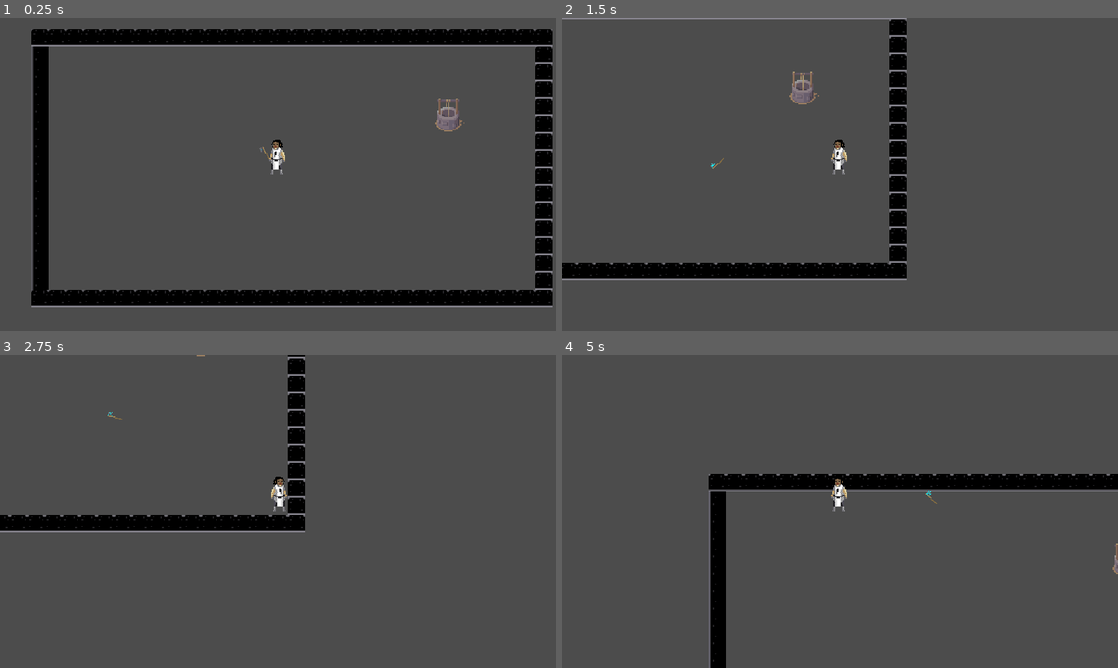
Above: before the commit, frames 1-4 (two rows, left to right).
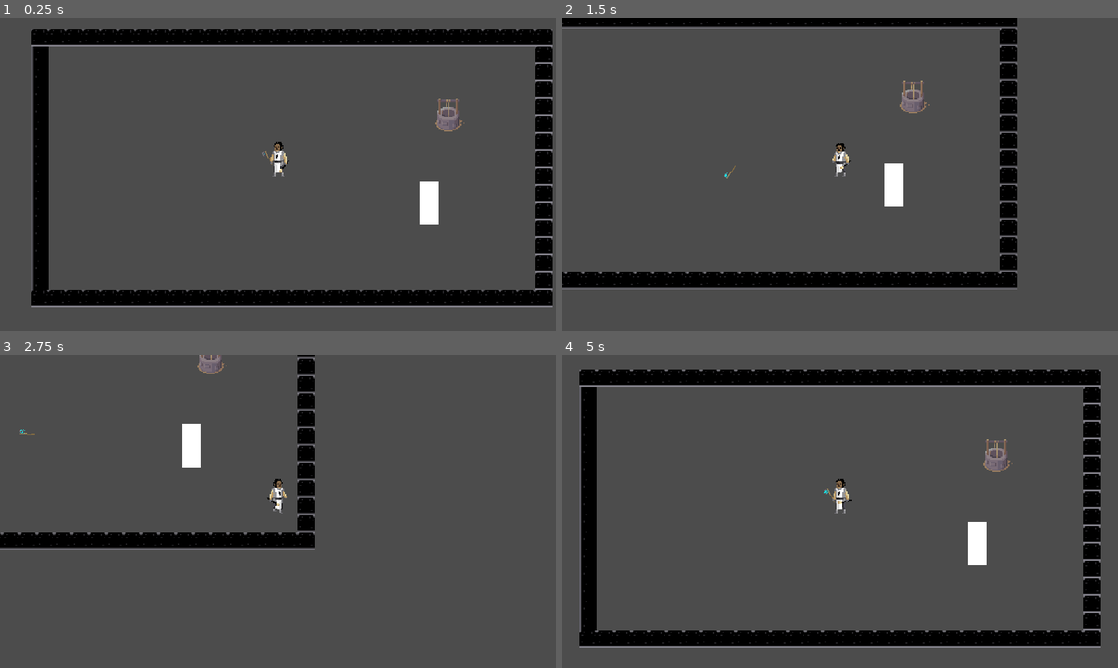
Above: after the commit, the same moments.

Repository: JillyMan/killer-in-london
Game: Godot game, scene res://src/levels/character_test_scene/CharacterTest.tscn
The game is run twice, just before and just after one commit, with the same random seed, the same clock (stepped at 60 frames per second) and the same inputs. This scene is started directly instead of the project's main scene.
Inputs (mouse positions are in pixels of both pictures, inside the frame that each line leads up to):
- Up to frame 1 (0.25 s): no input
- Up to frame 2 (1.5 s): tap Enter at 0.5 s; move the mouse to (962, 158) at 0.52 s; hold D (player_move_right) 0.53-1.28 s; click (962, 158) at 0.6 s; move the mouse to (728, 190) at 1.27 s; hold S (player_move_down) from 1.28 s (still down); right-click (728, 190) at 1.35 s
- Up to frame 3 (2.75 s): move the mouse to (333, 442) at 2.02 s; release S (player_move_down) at 2.03 s; hold D (player_move_right) from 2.03 s (still down); tap Space (player_dash) at 2.1 s
- Up to frame 4 (5 s): move the mouse to (812, 574) at 2.77 s; release D (player_move_right) at 2.78 s; hold W (player_move_up) 2.78-3.53 s; click (812, 574) at 2.85 s; move the mouse to (1006, 558) at 3.52 s; hold A (player_move_left) from 3.53 s (still down); right-click (1006, 558) at 3.6 s; move the mouse to (673, 464) at 4.27 s; tap Space (player_dash) at 4.35 s

The runs differ from the first frame. In frame 1, 0.7% of the frame differs, in the area x 46-79%, y 38-66%; in frame 2, 12%; in frame 3, 8.4%; in frame 4, 20%, in the area x 3-100%, y 4-100%.

Commit message:
add animation and hitbox to player

Diff:
--- a/killer-in-london/src/entities/characters/player/Player.gd
+++ b/killer-in-london/src/entities/characters/player/Player.gd
@@ -7,6 +7,7 @@
 onready var weapon_position = $AnimationTransorm/WeaponPosition
 onready var axe = $AnimationTransorm/WeaponPosition/Axe
 onready var start_transform = axe.transform
+onready var animation_player = $AnimationTransorm/AnimationPlayer
 
 var with_axe : bool = true
 var is_coming_axe : bool = false
--- a/killer-in-london/src/entities/characters/player/Player.tscn
+++ b/killer-in-london/src/entities/characters/player/Player.tscn
@@ -1,39 +1,219 @@
-[gd_scene load_steps=8 format=2]
+[gd_scene load_steps=31 format=2]
 
 [ext_resource path="res://src/entities/characters/player/Player.gd" type="Script" id=1]
-[ext_resource path="res://assets/dungeon_tileset_calciumtrice.png" type="Texture" id=2]
+[ext_resource path="res://assets/cleric spritesheet calciumtrice.png" type="Texture" id=2]
 [ext_resource path="res://src/entities/environment/weapon/axe/Axe.tscn" type="PackedScene" id=3]
 [ext_resource path="res://src/entities/characters/player/PlayerFSM.gd" type="Script" id=5]
 [ext_resource path="res://src/entities/characters/player/state/Moving.gd" type="Script" id=7]
 [ext_resource path="res://src/entities/characters/player/state/Dash.gd" type="Script" id=9]
 
-[sub_resource type="RectangleShape2D" id=1]
+[sub_resource type="Animation" id=1]
+resource_name = "player_idle"
+loop = true
+tracks/0/type = "value"
+tracks/0/path = NodePath("AnimatedSprite:animation")
+tracks/0/interp = 1
+tracks/0/loop_wrap = true
+tracks/0/imported = false
+tracks/0/enabled = true
+tracks/0/keys = {
+"times": PoolRealArray( 0 ),
+"transitions": PoolRealArray( 1 ),
+"update": 1,
+"values": [ "player_idle" ]
+}
+tracks/1/type = "value"
+tracks/1/path = NodePath("AnimatedSprite:frame")
+tracks/1/interp = 1
+tracks/1/loop_wrap = true
+tracks/1/imported = false
+tracks/1/enabled = true
+tracks/1/keys = {
+"times": PoolRealArray( 0, 0.1, 0.2, 0.3, 0.4, 0.5, 0.6, 0.7, 0.8, 0.9 ),
+"transitions": PoolRealArray( 1, 1, 1, 1, 1, 1, 1, 1, 1, 1 ),
+"update": 1,
+"values": [ 0, 1, 2, 3, 4, 5, 6, 7, 8, 9 ]
+}
+tracks/2/type = "value"
+tracks/2/path = NodePath("WeaponPosition:position")
+tracks/2/interp = 1
+tracks/2/loop_wrap = true
+tracks/2/imported = false
+tracks/2/enabled = true
+tracks/2/keys = {
+"times": PoolRealArray( 0, 0.3, 0.4, 0.6, 0.7 ),
+"transitions": PoolRealArray( 1, 1, 1, 1, 1 ),
+"update": 1,
+"values": [ Vector2( 6.50663, -12.8358 ), Vector2( 6.20893, -12.9549 ), Vector2( 5.43492, -12.3595 ), Vector2( 6.32801, -12.6572 ), Vector2( 6.38755, -12.7763 ) ]
+}
+
+[sub_resource type="Animation" id=2]
+resource_name = "player_walk"
+loop = true
+tracks/0/type = "value"
+tracks/0/path = NodePath("WeaponPosition:position")
+tracks/0/interp = 1
+tracks/0/loop_wrap = true
+tracks/0/imported = false
+tracks/0/enabled = true
+tracks/0/keys = {
+"times": PoolRealArray( 0, 0.1, 0.2, 0.3, 0.4, 0.5, 0.6, 0.7, 0.8 ),
+"transitions": PoolRealArray( 1, 1, 1, 1, 1, 1, 1, 1, 1 ),
+"update": 1,
+"values": [ Vector2( 7.23856, -14.007 ), Vector2( 7.34066, -14.8238 ), Vector2( 6.06447, -13.3945 ), Vector2( 6.16657, -12.6798 ), Vector2( 6.26866, -12.4246 ), Vector2( 6.83018, -12.4246 ), Vector2( 7.13647, -13.7008 ), Vector2( 6.5239, -13.5476 ), Vector2( 6.31971, -13.4455 ) ]
+}
+tracks/1/type = "value"
+tracks/1/path = NodePath("AnimatedSprite:animation")
+tracks/1/interp = 1
+tracks/1/loop_wrap = true
+tracks/1/imported = false
+tracks/1/enabled = true
+tracks/1/keys = {
+"times": PoolRealArray( 0 ),
+"transitions": PoolRealArray( 1 ),
+"update": 1,
+"values": [ "player_walk" ]
+}
+tracks/2/type = "value"
+tracks/2/path = NodePath("AnimatedSprite:frame")
+tracks/2/interp = 1
+tracks/2/loop_wrap = true
+tracks/2/imported = false
+tracks/2/enabled = true
+tracks/2/keys = {
+"times": PoolRealArray( 0, 0.1, 0.2, 0.3, 0.4, 0.5, 0.6, 0.7, 0.8, 0.9 ),
+"transitions": PoolRealArray( 1, 1, 1, 1, 1, 1, 1, 1, 1, 1 ),
+"update": 1,
+"values": [ 1, 2, 3, 4, 5, 6, 7, 8, 9, 9 ]
+}
+
+[sub_resource type="AtlasTexture" id=3]
+atlas = ExtResource( 2 )
+region = Rect2( 0, 64, 32, 32 )
+
+[sub_resource type="AtlasTexture" id=4]
+atlas = ExtResource( 2 )
+region = Rect2( 32, 64, 32, 32 )
+
+[sub_resource type="AtlasTexture" id=5]
+atlas = ExtResource( 2 )
+region = Rect2( 64, 64, 32, 32 )
+
+[sub_resource type="AtlasTexture" id=6]
+atlas = ExtResource( 2 )
+region = Rect2( 96, 64, 32, 32 )
+
+[sub_resource type="AtlasTexture" id=7]
+atlas = ExtResource( 2 )
+region = Rect2( 128, 64, 32, 32 )
+
+[sub_resource type="AtlasTexture" id=8]
+atlas = ExtResource( 2 )
+region = Rect2( 160, 64, 32, 32 )
+
+[sub_resource type="AtlasTexture" id=9]
+atlas = ExtResource( 2 )
+region = Rect2( 192, 64, 32, 32 )
+
+[sub_resource type="AtlasTexture" id=10]
+atlas = ExtResource( 2 )
+region = Rect2( 224, 64, 32, 32 )
+
+[sub_resource type="AtlasTexture" id=11]
+atlas = ExtResource( 2 )
+region = Rect2( 256, 64, 32, 32 )
+
+[sub_resource type="AtlasTexture" id=12]
+atlas = ExtResource( 2 )
+region = Rect2( 288, 64, 32, 32 )
+
+[sub_resource type="AtlasTexture" id=13]
+atlas = ExtResource( 2 )
+region = Rect2( 0, 0, 32, 32 )
+
+[sub_resource type="AtlasTexture" id=14]
+atlas = ExtResource( 2 )
+region = Rect2( 32, 0, 32, 32 )
+
+[sub_resource type="AtlasTexture" id=15]
+atlas = ExtResource( 2 )
+region = Rect2( 64, 0, 32, 32 )
+
+[sub_resource type="AtlasTexture" id=16]
+atlas = ExtResource( 2 )
+region = Rect2( 96, 0, 32, 32 )
+
+[sub_resource type="AtlasTexture" id=17]
+atlas = ExtResource( 2 )
+region = Rect2( 128, 0, 32, 32 )
+
+[sub_resource type="AtlasTexture" id=18]
+atlas = ExtResource( 2 )
+region = Rect2( 160, 0, 32, 32 )
+
+[sub_resource type="AtlasTexture" id=19]
+atlas = ExtResource( 2 )
+region = Rect2( 192, 0, 32, 32 )
+
+[sub_resource type="AtlasTexture" id=20]
+atlas = ExtResource( 2 )
+region = Rect2( 224, 0, 32, 32 )
+
+[sub_resource type="AtlasTexture" id=21]
+atlas = ExtResource( 2 )
+region = Rect2( 256, 0, 32, 32 )
+
+[sub_resource type="AtlasTexture" id=22]
+atlas = ExtResource( 2 )
+region = Rect2( 288, 0, 32, 32 )
+
+[sub_resource type="SpriteFrames" id=23]
+animations = [ {
+"frames": [ SubResource( 3 ), SubResource( 4 ), SubResource( 5 ), SubResource( 6 ), SubResource( 7 ), SubResource( 8 ), SubResource( 9 ), SubResource( 10 ), SubResource( 11 ), SubResource( 12 ) ],
+"loop": true,
+"name": "player_walk",
+"speed": 5.0
+}, {
+"frames": [ SubResource( 13 ), SubResource( 14 ), SubResource( 15 ), SubResource( 16 ), SubResource( 17 ), SubResource( 18 ), SubResource( 19 ), SubResource( 20 ), SubResource( 21 ), SubResource( 22 ) ],
+"loop": true,
+"name": "player_idle",
+"speed": 5.0
+} ]
+
+[sub_resource type="RectangleShape2D" id=24]
 extents = Vector2( 7.79388, 2.75777 )
 
 [node name="Player" type="KinematicBody2D"]
+position = Vector2( -0.255775, -2.30198 )
 collision_layer = 2
 collision_mask = 2
 script = ExtResource( 1 )
-friction = 0.1
+speed = 20.0
+friction = 0.3
 
 [node name="AnimationTransorm" type="Position2D" parent="."]
+position = Vector2( 0.29105, 2.3284 )
 
 [node name="WeaponPosition" type="Position2D" parent="AnimationTransorm"]
-position = Vector2( 6.72701, -15.5417 )
+position = Vector2( 6.5239, -13.5476 )
 
 [node name="Axe" parent="AnimationTransorm/WeaponPosition" instance=ExtResource( 3 )]
-position = Vector2( 3.07733, -5.42314 )
+position = Vector2( 1.39782, -6.42602 )
 rotation = 1.95955
 
-[node name="Sprite" type="Sprite" parent="AnimationTransorm"]
-position = Vector2( 0.309128, -16.204 )
-texture = ExtResource( 2 )
-region_enabled = true
-region_rect = Rect2( 80, 416, 16, 32 )
+[node name="AnimationPlayer" type="AnimationPlayer" parent="AnimationTransorm"]
+anims/player_idle = SubResource( 1 )
+anims/player_walk = SubResource( 2 )
+
+[node name="AnimatedSprite" type="AnimatedSprite" parent="AnimationTransorm"]
+position = Vector2( 0.220367, -16.1971 )
+frames = SubResource( 23 )
+animation = "player_walk"
+frame = 8
 
 [node name="CollisionShape2D" type="CollisionShape2D" parent="."]
-position = Vector2( 1.06862, -1.19375 )
-shape = SubResource( 1 )
+position = Vector2( 0.471811, -0.511682 )
+shape = SubResource( 24 )
 
 [node name="KdTimer" type="Timer" parent="."]
 one_shot = true
--- a/killer-in-london/src/entities/characters/player/state/Moving.gd
+++ b/killer-in-london/src/entities/characters/player/state/Moving.gd
@@ -6,6 +6,13 @@
 var vel : Vector2
 
 func fixed_tick(delta):
+	var dir = player.get_move_dir()
+
+	if dir == Vector2.ZERO:
+		player.animation_player.play("player_idle")
+	else:
+		player.animation_player.play("player_walk")
+
 	vel += player.get_move_dir() * player.speed
 	vel = lerp(vel, Vector2.ZERO, player.friction)
 	player.move_and_slide(vel)
--- a/killer-in-london/src/entities/environment/weapon/axe/Axe.tscn
+++ b/killer-in-london/src/entities/environment/weapon/axe/Axe.tscn
@@ -1,11 +1,12 @@
-[gd_scene load_steps=15 format=2]
+[gd_scene load_steps=16 format=2]
 
-[ext_resource path="res://assets/dungeon_tileset_calciumtrice.png" type="Texture" id=1]
+[ext_resource path="res://assets/axe_picture.png" type="Texture" id=1]
 [ext_resource path="res://src/entities/environment/weapon/axe/Axe.gd" type="Script" id=2]
 [ext_resource path="res://src/entities/environment/weapon/axe/FSMAxe.gd" type="Script" id=3]
 [ext_resource path="res://src/entities/environment/weapon/axe/state/Comeback.gd" type="Script" id=4]
 [ext_resource path="res://src/entities/environment/weapon/axe/state/Idle.gd" type="Script" id=5]
 [ext_resource path="res://src/entities/environment/weapon/axe/state/Throwing.gd" type="Script" id=6]
+[ext_resource path="res://src/libs/damage_system/DamageProducer.gd" type="Script" id=7]
 
 [sub_resource type="RectangleShape2D" id=1]
 extents = Vector2( 7.24935, 2.69941 )
@@ -63,7 +64,6 @@
 position = Vector2( 1.25643, -8.55936 )
 rotation = 0.00419701
 texture = ExtResource( 1 )
-region_enabled = true
 region_rect = Rect2( 240, 384, 16, 16 )
 
 [node name="Particles2D" type="Particles2D" parent="."]
@@ -84,3 +84,12 @@
 
 [node name="Comeback" type="Node" parent="FSM"]
 script = ExtResource( 4 )
+
+[node name="DamageProducer" type="Area2D" parent="."]
+script = ExtResource( 7 )
+
+[node name="CollisionShape2D2" type="CollisionShape2D" parent="DamageProducer"]
+visible = false
+position = Vector2( 1.29635, -3.07684 )
+rotation = 0.00601894
+shape = SubResource( 1 )
--- a/killer-in-london/src/levels/character_test_scene/CharacterTest.tscn
+++ b/killer-in-london/src/levels/character_test_scene/CharacterTest.tscn
@@ -1,8 +1,11 @@
-[gd_scene load_steps=7 format=2]
+[gd_scene load_steps=11 format=2]
 
 [ext_resource path="res://src/entities/characters/player/Player.tscn" type="PackedScene" id=1]
 [ext_resource path="res://assets/dungeon_tileset_calciumtrice.png" type="Texture" id=2]
 [ext_resource path="res://assets/medieval_tileset_exterior.png" type="Texture" id=3]
+[ext_resource path="res://src/libs/damage_system/HitBox.gd" type="Script" id=4]
+[ext_resource path="res://src/libs/damage_system/HealthPoints.gd" type="Script" id=5]
+[ext_resource path="res://src/levels/character_test_scene/Node2D.gd" type="Script" id=6]
 
 [sub_resource type="TileSet" id=1]
 0/name = "dungeon_tileset_calciumtrice.png 0"
@@ -54,50 +57,77 @@
 [sub_resource type="RectangleShape2D" id=3]
 extents = Vector2( 7.99491, 237.164 )
 
+[sub_resource type="RectangleShape2D" id=4]
+extents = Vector2( 8.70538, 20.1491 )
+
 [node name="CharacterTest" type="Node2D"]
 
-[node name="YSort" type="YSort" parent="."]
-
-[node name="Player" parent="YSort" instance=ExtResource( 1 )]
+[node name="Player" parent="." instance=ExtResource( 1 )]
 position = Vector2( 243.274, 149.801 )
 collision_layer = 6
 collision_mask = 6
+speed = 30.0
+friction = 0.2
 
-[node name="Camera2D" type="Camera2D" parent="YSort/Player"]
+[node name="Camera2D" type="Camera2D" parent="Player"]
 current = true
 
-[node name="TileMap" type="TileMap" parent="YSort"]
+[node name="TileMap" type="TileMap" parent="."]
 tile_set = SubResource( 1 )
 cell_size = Vector2( 16, 16 )
 format = 1
 tile_data = PoolIntArray( 65537, 1, 0, 65538, 1, 0, 65539, 1, 0, 65540, 1, 0, 65541, 1, 0, 65542, 1, 0, 65543, 1, 0, 65 …(1153 unchanged characters)…
 
-[node name="KinematicBody2D" type="KinematicBody2D" parent="YSort/TileMap"]
+[node name="KinematicBody2D" type="KinematicBody2D" parent="TileMap"]
 collision_layer = 5
 collision_mask = 5
 
-[node name="CollisionShape2D" type="CollisionShape2D" parent="YSort/TileMap/KinematicBody2D"]
+[node name="CollisionShape2D" type="CollisionShape2D" parent="TileMap/KinematicBody2D"]
 position = Vector2( 400.619, 103.959 )
 shape = SubResource( 2 )
 
-[node name="Border" type="KinematicBody2D" parent="YSort/TileMap"]
+[node name="Border" type="KinematicBody2D" parent="TileMap"]
 collision_layer = 5
 collision_mask = 5
 
-[node name="CollisionShape2D" type="CollisionShape2D" parent="YSort/TileMap/Border"]
+[node name="CollisionShape2D" type="CollisionShape2D" parent="TileMap/Border"]
 position = Vector2( 23.8349, 142.832 )
 shape = SubResource( 3 )
 
-[node name="CollisionShape2D2" type="CollisionShape2D" parent="YSort/TileMap/Border"]
+[node name="CollisionShape2D2" type="CollisionShape2D" parent="TileMap/Border"]
 position = Vector2( 257.727, 23.2273 )
 rotation = 1.57301
 shape = SubResource( 3 )
 
-[node name="CollisionShape2D3" type="CollisionShape2D" parent="YSort/TileMap/Border"]
+[node name="CollisionShape2D3" type="CollisionShape2D" parent="TileMap/Border"]
 position = Vector2( 487.923, 157.565 )
 shape = SubResource( 3 )
 
-[node name="CollisionShape2D4" type="CollisionShape2D" parent="YSort/TileMap/Border"]
+[node name="CollisionShape2D4" type="CollisionShape2D" parent="TileMap/Border"]
 position = Vector2( 255.856, 263.309 )
 rotation = 1.56673
 shape = SubResource( 3 )
+
+[node name="Enemy" type="Node2D" parent="."]
+script = ExtResource( 6 )
+
+[node name="ColorRect" type="ColorRect" parent="Enemy"]
+margin_left = 374.321
+margin_top = 156.22
+margin_right = 391.321
+margin_bottom = 196.22
+__meta__ = {
+"_edit_use_anchors_": false
+}
+
+[node name="HitBox" type="Area2D" parent="Enemy"]
+script = ExtResource( 4 )
+health_points_node_path = NodePath("../../Enemy/HealthPoints")
+
+[node name="CollisionShape2D" type="CollisionShape2D" parent="Enemy/HitBox"]
+position = Vector2( 382.395, 175.892 )
+shape = SubResource( 4 )
+
+[node name="HealthPoints" type="Node" parent="Enemy"]
+script = ExtResource( 5 )
+subject_node_path = NodePath("../../Enemy")
--- /dev/null
+++ b/killer-in-london/src/levels/character_test_scene/Node2D.gd
@@ -0,0 +1,4 @@
+extends Node2D
+
+func death():
+	print("death")
Binary file added: killer-in-london/assets/axe_picture.png
Not shown, added: killer-in-london/assets/axe_picture.png.import
Binary file added: killer-in-london/assets/cleric spritesheet calciumtrice.png
Not shown, added: killer-in-london/assets/cleric spritesheet calciumtrice.png.import
Binary file added: killer-in-london/assets/player_icon.png
Not shown, added: killer-in-london/assets/player_icon.png.import
